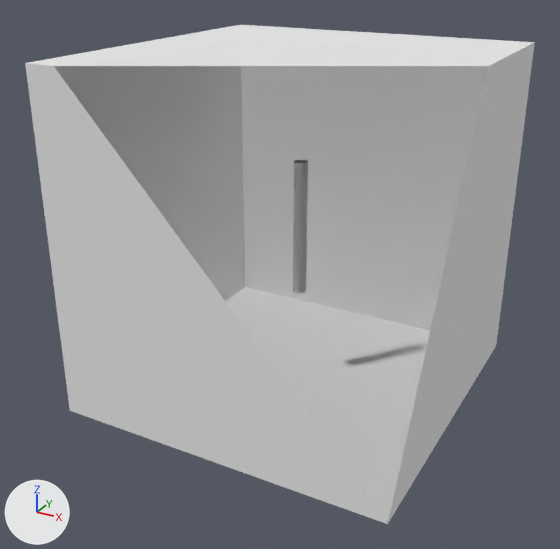
A saved change to the Blender file stimulus/ten_post_stimulus.blend.
Before and after are seen from a camera (50 mm lens) standing at (48.9, -95.0, 39.4) and looking at (-1.3, -3.8, -6.2). Every picture has the same lights, and +X, +Y and +Z are marked at lower left. Everything nearer to the camera than a plane just in front of the edit is cut away.
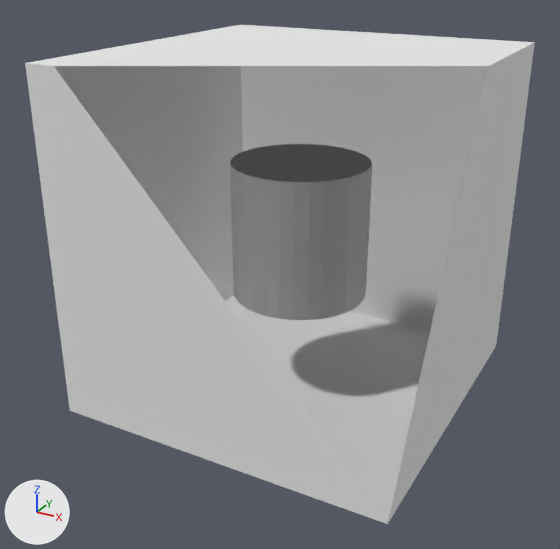
What differs and where, as boxes [x1, y1, x2, y2] in the pictures (560 x 549 px):
'Cylinder1', rescaled (not visible before)
    after: [230, 144, 372, 320]
'Cylinder9', rescaled (not visible before)
    after: [232, 144, 372, 314]
'Cylinder6', unchanged, covered by the edit
    before: [293, 162, 308, 293]

Edits to the bpy script that builds the scene:
```text
Change ob_cylinder1:
    ob_cylinder1.delta_scale: (40.0, 40.0, 1.0) -> (400.0, 400.0, 1.0)
Change ob_cylinder9:
    ob_cylinder9.delta_scale: (40.0, 40.0, 1.0) -> (400.0, 400.0, 1.0)
```
